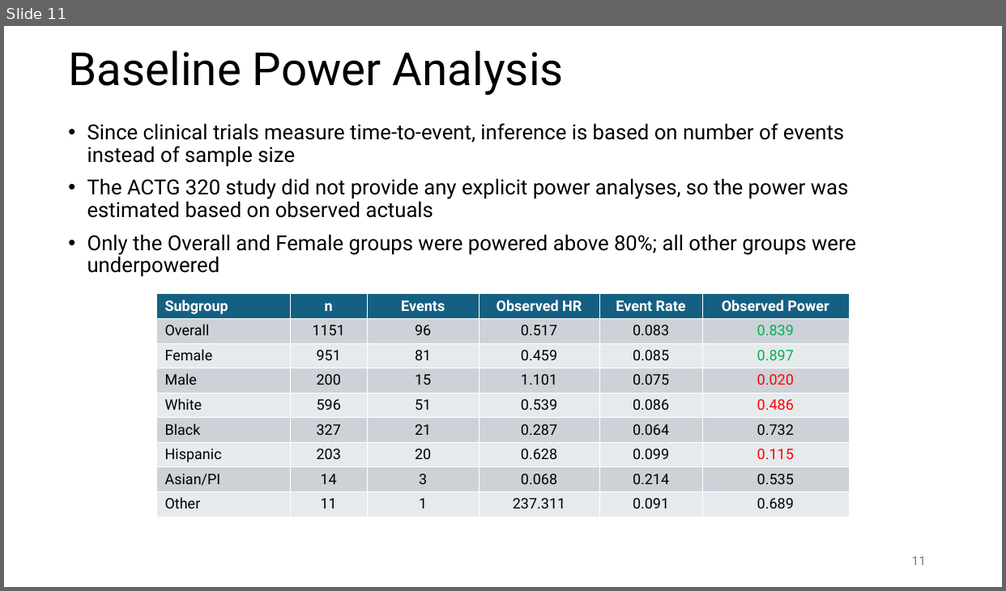
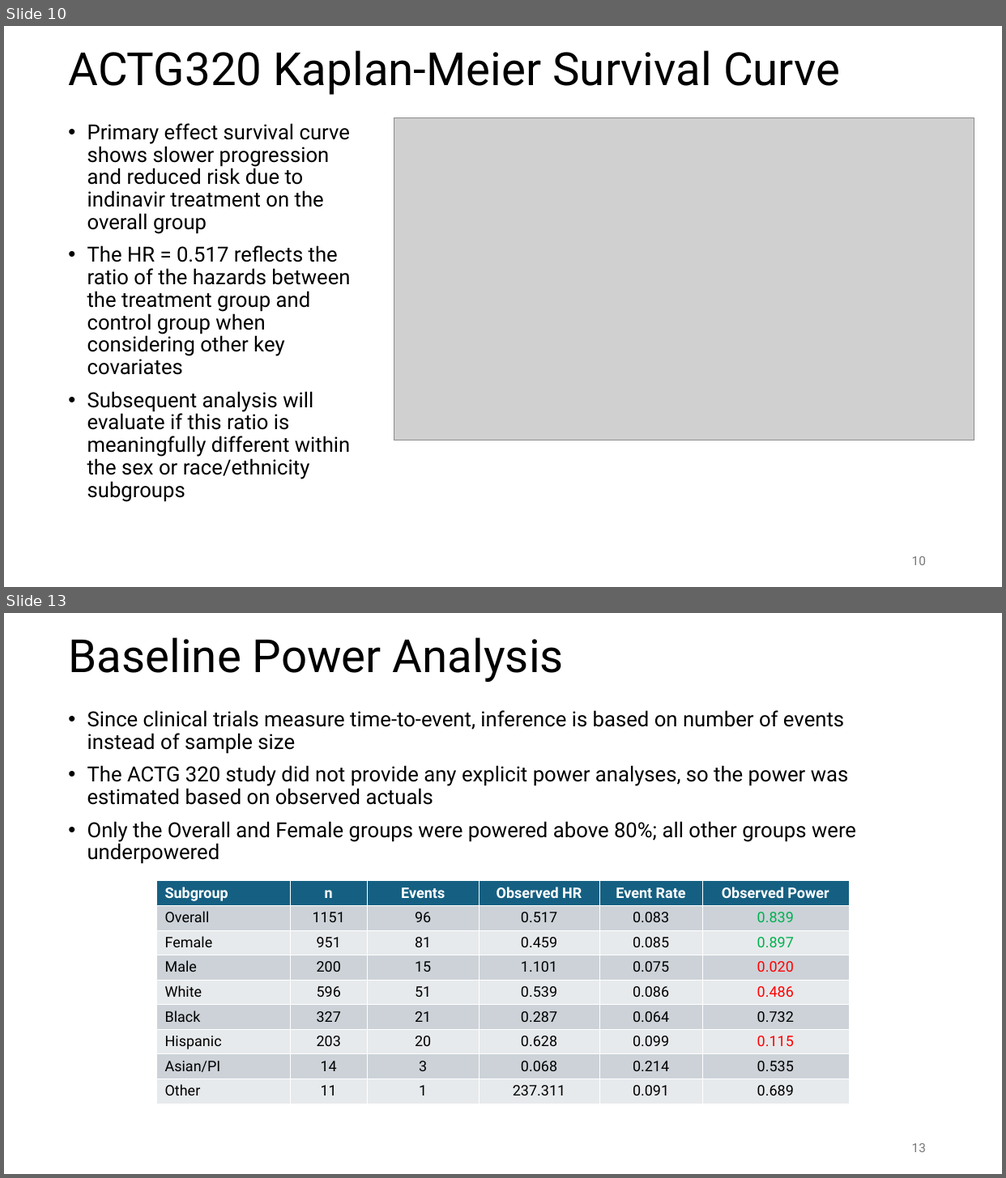
Before and after one commit to susanpeck/Math261BExperimentalDesignProject, a slide deck: Document_Files/Presentation_Slides_v1.pptx. Shown one above the other, each under a label of ours: slide 11 before the commit, slides 10 and 13 after it; the slides between them are not shown. The pictures are 1006x591 and 1006x1178 pixels, drawn with LibreOffice and Linux fonts; fonts in the diff are those of the drawing; grey boxes stand for pictures. Boxes give left, top, right and bottom in pixels: in the first picture for what was removed or moved away, otherwise in the second. Text is boxed around its words. In the diff, an @@ line names an element or a change of style, - is before the commit and + after.

```diff
--- a/Document_Files/Presentation_Slides_v1.pptx
+++ b/Document_Files/Presentation_Slides_v1.pptx
@@ slide 10 added at [4, 26, 1002, 587], background #FFFFFF @@
@@ title added at [68, 50, 840, 95], 44 pt, text #000000 @@
+ACTG320 Kaplan-Meier Survival Curve
@@ picture added at [394, 118, 975, 440] @@
@@ text added at [87, 123, 350, 502], 20 pt, text #000000 @@
+• Primary effect survival curve shows slower progression and reduced risk due to indinavir treatment on the overall group
+• The HR = 0.517 reflects the ratio of the hazards between the treatment group and control group when considering other key covariates
+• Subsequent analysis will evaluate if this ratio is meaningfully different within the sex or race/ethnicity subgroups
@@ page number added at [912, 557, 926, 565], 12 pt, text #797979 @@
+10
@@ what was slide 11 is now slide 13 @@
@@ page number at [912, 1144, 926, 1152]: text changed @@
-11
+13
```
Also in this commit, not shown: 8 slides changed, 1 other slide added.
